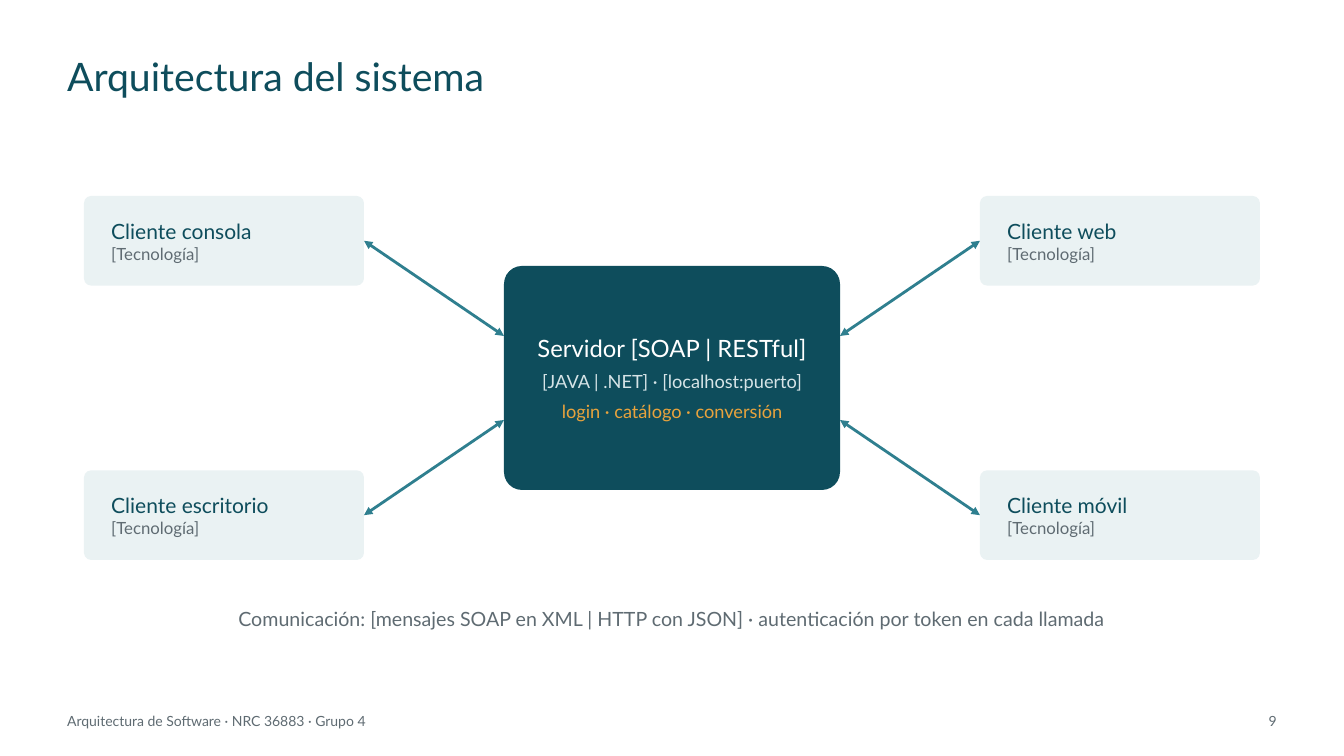
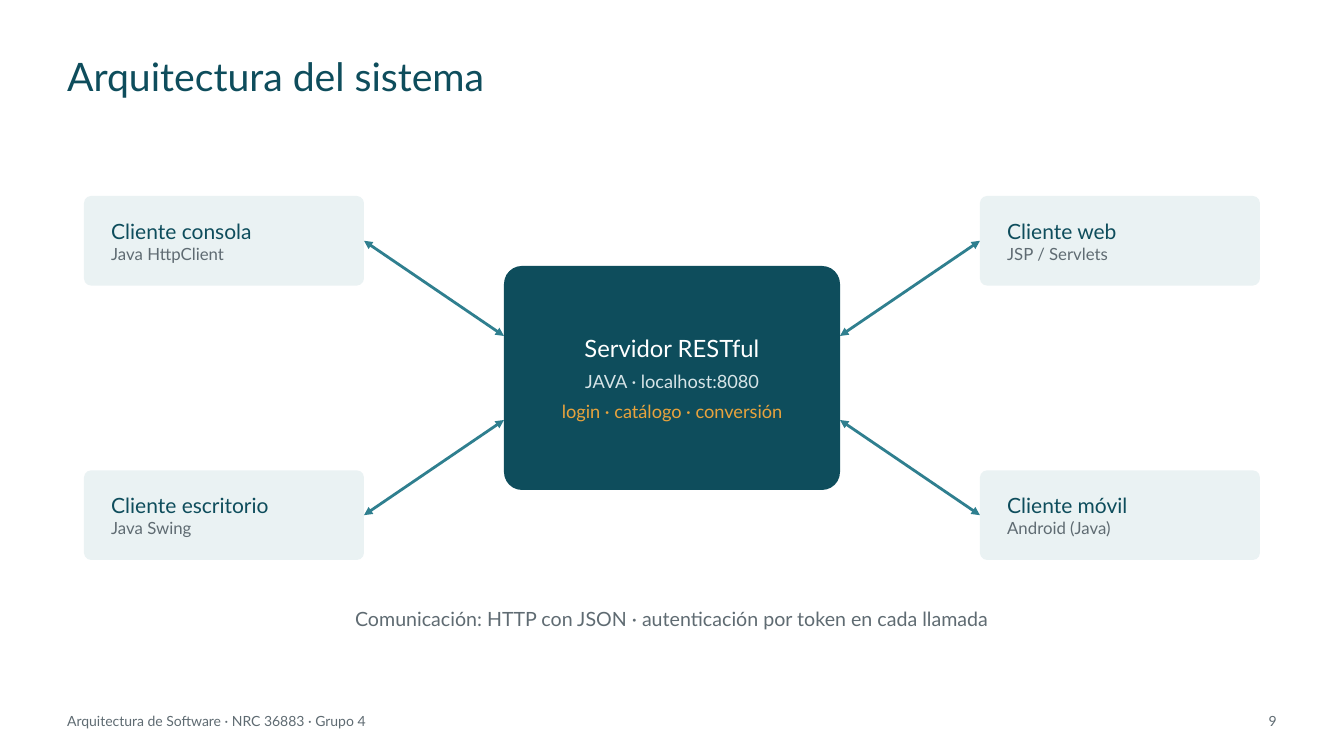
Before and after one commit to IMarcusDev/TI.1.3.-PAO202651_RESTFUL_JAVA_SINBDD_NRC_36883_GR04, a slide deck: slide 9 of 05. DOCUMENTACION/PRESENTACION TI.1.3. RESTFUL sin BDD en JAVA GR4.pptx. Drawn at 1344x756 pixels with LibreOffice and Linux fonts; fonts in the diff are those of the drawing. Boxes give left, top, right and bottom in pixels: in the first picture for what was removed or moved away, otherwise in the second. Text is boxed around its words. In the diff, an @@ line names an element or a change of style, - is before the commit and + after.

```diff
--- a/05. DOCUMENTACION/PRESENTACION TI.1.3. RESTFUL sin BDD en JAVA GR4.pptx
+++ b/05. DOCUMENTACION/PRESENTACION TI.1.3. RESTFUL sin BDD en JAVA GR4.pptx
@@ text in rounded rectangle at [111, 247, 224, 263]: text changed @@
-[Tecnología]
+Java HttpClient
@@ text in rounded rectangle at [1007, 247, 1108, 260]: text changed @@
-[Tecnología]
+JSP / Servlets
@@ text in rounded rectangle at [584, 339, 760, 388]: text changed @@
-Servidor [SOAP | RESTful]
-[JAVA | .NET] · [localhost:puerto]
+Servidor RESTful
+JAVA · localhost:8080
@@ text in rounded rectangle at [111, 522, 191, 537]: text changed @@
-[Tecnología]
+Java Swing
@@ text in rounded rectangle at [1007, 521, 1110, 536]: text changed @@
-[Tecnología]
+Android (Java)
@@ text at [355, 611, 988, 630]: text changed @@
-Comunicación: [mensajes SOAP en XML | HTTP con JSON] · autenticación por token en cada llamada
+Comunicación: HTTP con JSON · autenticación por token en cada llamada
```
Also in this commit, not shown: 27 other slides changed.
